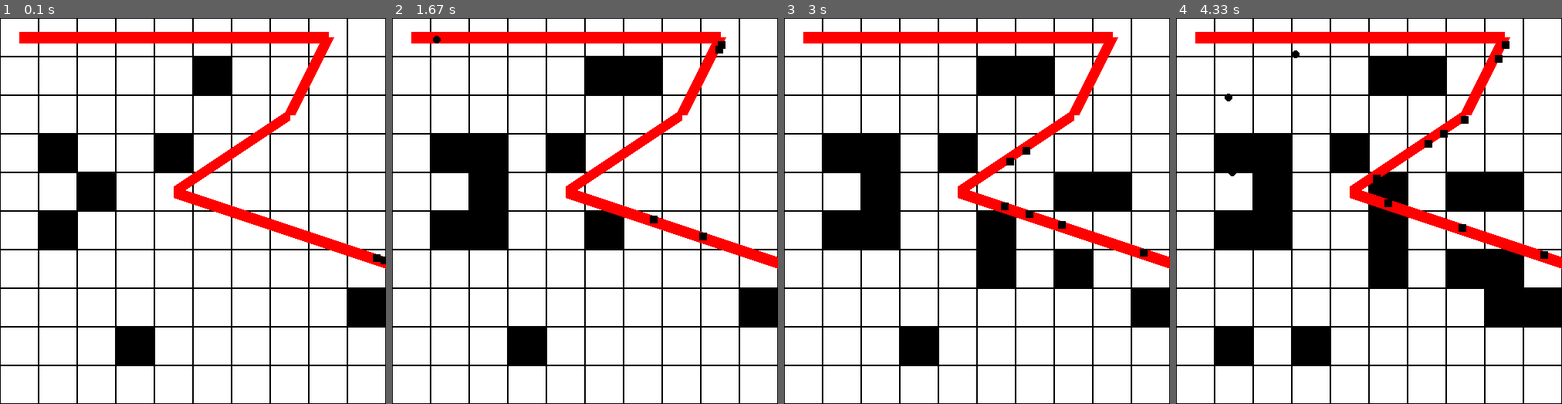
Above: before the commit, frames 1-4 (left to right).
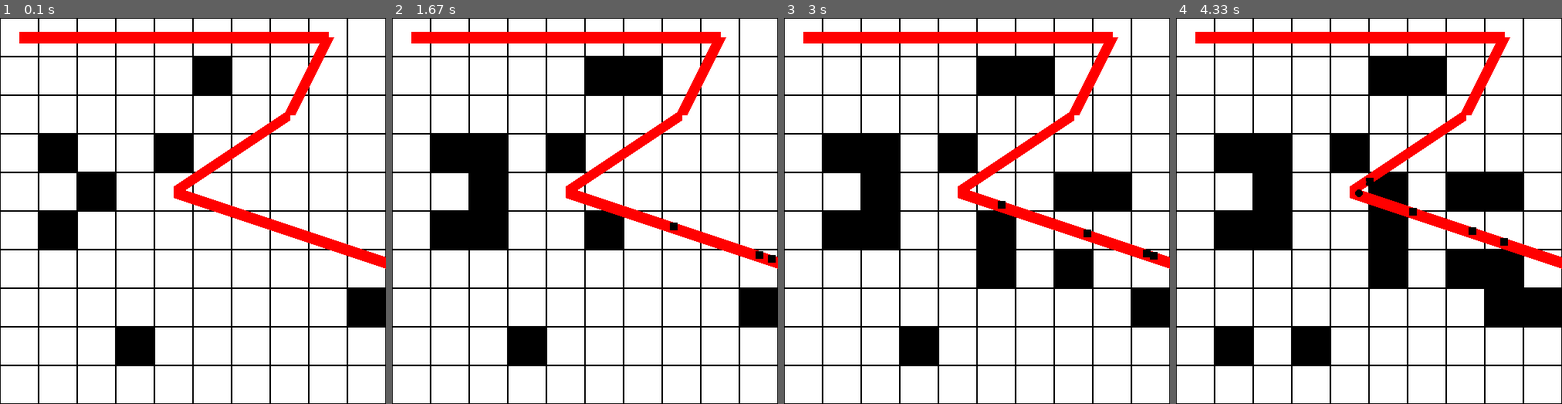
Above: after the commit, the same moments.

Repository: sillypantscoder/pygametowerdefense
Game: pygame game, started from main.py
Same seed, same stepped clock (60 frames per second), same inputs: the game is played once before the commit and once after it.
Inputs (mouse positions are in pixels of both pictures, inside the frame that each line leads up to):
- Up to frame 1 (0.1 s): no input
- Up to frame 2 (1.67 s): click (585, 211) at 0.4 s; click (492, 214) at 0.73 s; click (642, 75) at 1.07 s; click (492, 133) at 1.4 s
- Up to frame 3 (3 s): click (980, 253) at 1.73 s; click (1077, 272) at 2.07 s; click (1077, 176) at 2.4 s; click (1115, 180) at 2.73 s
- Up to frame 4 (4.33 s): click (1504, 288) at 3.07 s; click (1384, 195) at 3.4 s; click (1507, 299) at 3.73 s; click (1253, 353) at 4.07 s

The runs differ from the first frame. In frame 1, less than 0.1% of the frame differs, in the area x 96-100%, y 61-64%; in frame 2, 0.3%; in frame 3, 0.3%; in frame 4, 0.6%, in the area x 12-97%, y 6-63%.

Commit message:
Area-of-effect bullets; calibrated enemy-vs-attacks

Diff:
--- a/main.py
+++ b/main.py
@@ -19,7 +19,7 @@
 	return e
 
 class Entity:
-	speed = 0.1
+	speed = 0.01
 	def __init__(self, route: "list[list[int]]" = ROUTE):
 		self.route = routecopy(route)
 		self.pos = self.route[0].copy()
@@ -55,22 +55,27 @@
 	def tickcustom(self): pass
 
 class Enemy(Entity):
-	pass
+	speed = 0.03
 
 class Bullet(Entity):
 	def draw(self):
 		r = pygame.Surface((10, 10), pygame.SRCALPHA)
 		r.fill((255, 255, 255, 0))
 		pygame.draw.circle(r, BLACK, (5, 5), 5)
+		thr = 0.5
 		for e in entities:
 			if isinstance(e, Enemy):
-				if abs(e.pos[0] - self.pos[0]) < 0.1:
-					if abs(e.pos[1] - self.pos[1]) < 0.1:
+				if abs(e.pos[0] - self.pos[0]) < thr:
+					if abs(e.pos[1] - self.pos[1]) < thr:
 						pygame.draw.line(screen, RED, [cellno_to_pixel(self.pos[0]), cellno_to_pixel(self.pos[1])], [cellno_to_pixel(e.pos[0]), cellno_to_pixel(e.pos[1])])
-						r = pygame.Surface((20, 20), pygame.SRCALPHA)
-						r.fill((255, 0, 0, 255))
-						pygame.draw.circle(r, BLACK, (15, 15), 5)
+						e.die()
+						if thr == 0.5: self.die()
+						thr = 1
 		return r
+	def tick(self):
+		for i in range(20):
+			if self not in entities: break;
+			super().tick()
 
 entities = []
 entities.append(Enemy())
@@ -100,8 +105,10 @@
 			if BOARD[x][y] == 0:
 				pygame.draw.rect(screen, BLACK, cellrect, 1)
 			elif BOARD[x][y] == 1:
-				pygame.draw.rect(screen, RED, cellrect)
-				Bullet([[x, y], [pixel_to_cellno(CELLSIZE), 0]])
+				if len(entities) > 0:
+					pygame.draw.rect(screen, RED, cellrect)
+					e = random.choice(entities)
+					Bullet([[x, y], e.pos])
 				BOARD[x][y] = 99
 			elif BOARD[x][y] < 100:
 				pygame.draw.rect(screen, BLACK, cellrect)
@@ -119,7 +126,7 @@
 		y = cellno_to_pixel(e.pos[1]) - (s.get_height() / 2)
 		screen.blit(s, (x, y))
 	# Spawning
-	if random.random() < 0.1: Enemy()
+	if random.random() < 0.07: Enemy()
 	#pygame.draw.line(screen, BLACK, [cellno_to_pixel(e.prevpos[0]), cellno_to_pixel(e.prevpos[1])], [cellno_to_pixel(e.route[0][0]), cellno_to_pixel(e.route[0][1])], 1)
 	# Flip
 	pygame.display.flip()
